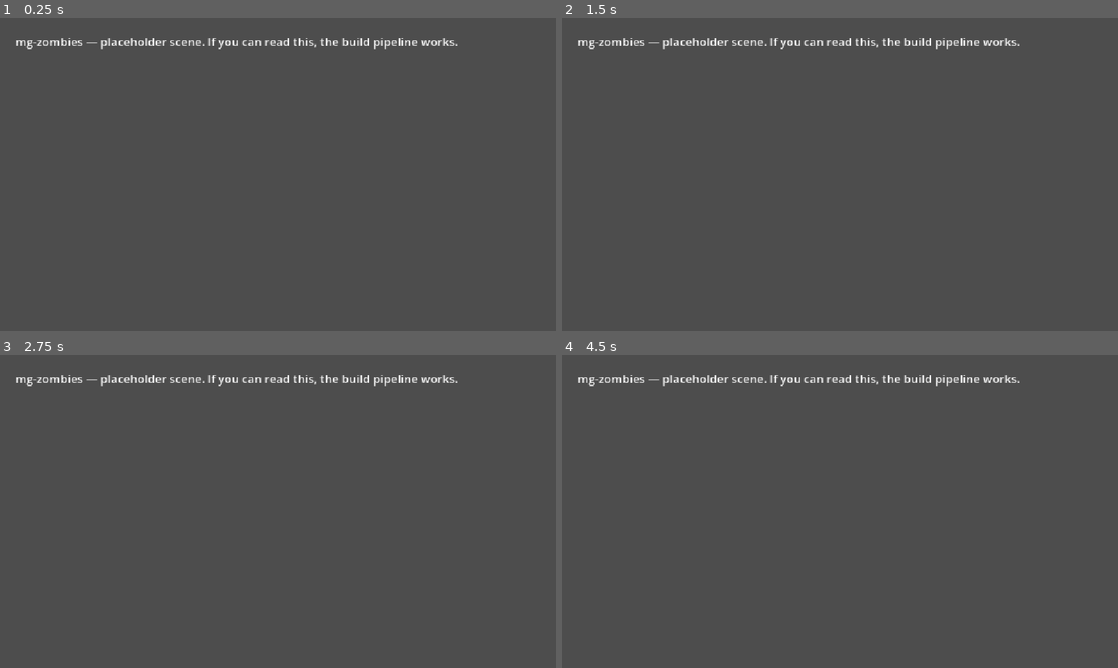
Above: before the commit, frames 1-4 (two rows, left to right).
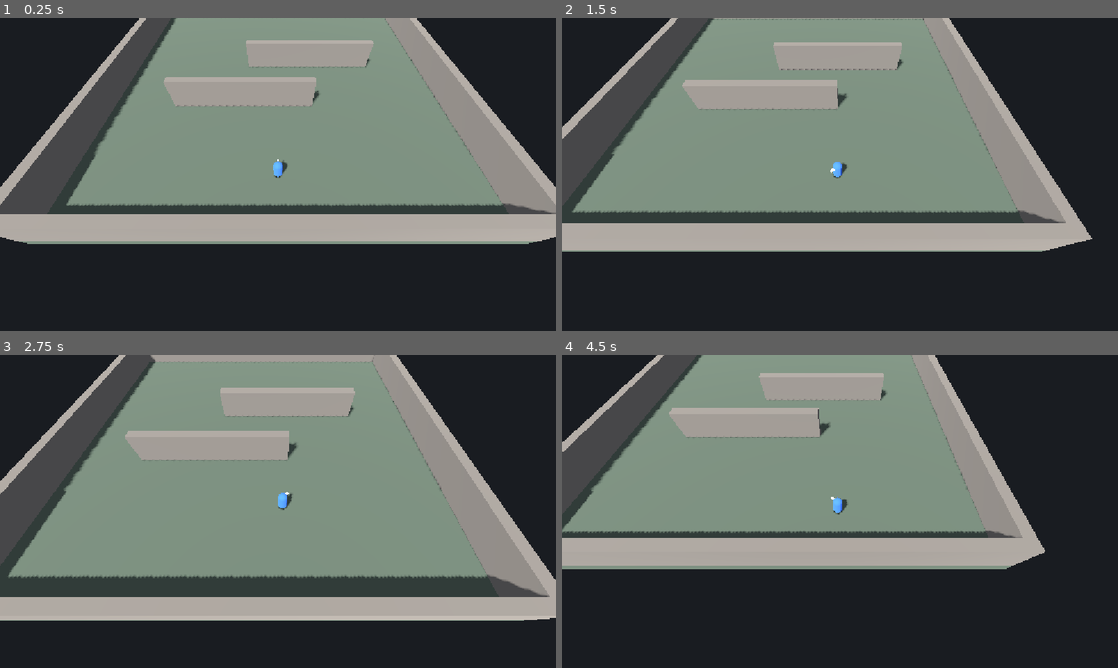
Above: after the commit, the same moments.

Repository: hipsen-systems/mg-zombies
Game: Godot game, scene res://scenes/main.tscn
Two runs of this game, one before a commit and one after it. Both use one fixed random seed, a clock stepped at 60 frames per second and the inputs below.
Inputs (mouse positions are in pixels of both pictures, inside the frame that each line leads up to):
- Up to frame 1 (0.25 s): no input
- Up to frame 2 (1.5 s): move the mouse to (962, 158) at 0.52 s; hold Right mouse button (move_command, bound only after the comm… 0.53-1.28 s; move the mouse to (728, 190) at 1.27 s; right-click (728, 190) at 1.35 s
- Up to frame 3 (2.75 s): move the mouse to (333, 442) at 2.02 s; hold Right mouse button (move_command, bound only after the comm… from 2.03 s (still down)
- Up to frame 4 (4.5 s): move the mouse to (812, 574) at 2.77 s; release Right mouse button (move_command, bound only after the comm… at 2.78 s; right-click (812, 574) at 2.85 s; move the mouse to (1006, 558) at 3.52 s; hold Right mouse button (move_command, bound only after the comm… 3.53-4.28 s; move the mouse to (673, 464) at 4.27 s; right-click (673, 464) at 4.35 s

The runs differ from the first frame. In frame 1, 95% of the frame differs, in the area x 0-100%, y 0-100%; in frame 2, 96%; in frame 3, 95%; in frame 4, 96%.

Commit message:
Add RTS camera and click-to-move hero controller
Replaces the placeholder 2D scene with the first gameplay slice (issue #5):

- 40x40 walled test arena with two offset choke walls to exercise
  pathfinding (the real maze arrives with #6)
- Hero: CharacterBody3D + NavigationAgent3D; right-click raycasts to the
  ground layer and issues a move order (left-click reserved for combat, #11)
- Fixed-angle RTS follow camera: angle authored by node placement, script
  only translates with exponential smoothing
- Navmesh baked at runtime in _ready, synchronously (web export has no
  threads), from static colliders only (GPU mesh readback is a perf trap)
- cell_height 0.05 on mesh + project default: with the 0.25 default the
  baked surface floats ~0.5 above the floor and the agent never advances
  past its first waypoint (3D distance check vs path_desired_distance)
- Physics layer convention established: 1 ground, 2 walls, 3 hero
- Folder CLAUDE.md docs added/updated per repo policy

Verified on Godot 4.7.1: headless --import clean, --check-only on all
scripts, and a headless SceneTree smoke test ordering the hero across
both chokepoints (arrives in ~6 simulated seconds, no errors/warnings).

Co-Authored-By: Claude Fable 5 <noreply@anthropic.com>

Diff:
--- a/project.godot
+++ b/project.godot
@@ -20,6 +20,17 @@
 window/stretch/mode="canvas_items"
 window/stretch/aspect="expand"
 
+[input]
+
+move_command={
+"deadzone": 0.5,
+"events": [Object(InputEventMouseButton,"resource_local_to_scene":false,"resource_name":"","device":-1,"window_id":0,"alt_pressed":false,"shift_pressed":false,"ctrl_pressed":false,"meta_pressed":false,"pressed":false,"double_click":false,"factor":1.0,"button_index":2,"canceled":false,"position":Vector2(0, 0),"global_position":Vector2(0, 0),"button_mask":0)]
+}
+
+[navigation]
+
+3d/default_cell_height=0.05
+
 [physics]
 
 3d/physics_engine="Jolt Physics"
--- /dev/null
+++ b/scenes/hero/hero.gd
@@ -0,0 +1,66 @@
+class_name Hero
+extends CharacterBody3D
+## Click-to-move hero controller (issue #5).
+##
+## Right-click ("move_command") raycasts from the camera into the world and
+## sets the NavigationAgent3D target. Left-click is deliberately left free for
+## targeting/attacks (issue #11). The ray only collides with the ground layer,
+## so clicking a wall orders a move to the floor behind it (RTS convention).
+
+const SPEED := 6.0
+const TURN_SPEED := 12.0
+
+## Ground is physics layer 1; walls (layer 2) are excluded so move commands
+## always land on walkable floor.
+const GROUND_MASK := 1
+const RAY_LENGTH := 1000.0
+
+var _gravity: float = ProjectSettings.get_setting("physics/3d/default_gravity")
+
+@onready var _nav_agent: NavigationAgent3D = $NavigationAgent3D
+
+
+func _unhandled_input(event: InputEvent) -> void:
+	if event.is_action_pressed("move_command"):
+		var camera := get_viewport().get_camera_3d()
+		if camera == null:
+			return
+		var mouse_pos := get_viewport().get_mouse_position()
+		var origin := camera.project_ray_origin(mouse_pos)
+		var target := origin + camera.project_ray_normal(mouse_pos) * RAY_LENGTH
+		var query := PhysicsRayQueryParameters3D.create(origin, target, GROUND_MASK)
+		var result := get_world_3d().direct_space_state.intersect_ray(query)
+		if result:
+			command_move_to(result.position)
+
+
+## Public move order — also the entry point for future AI/skills/tests.
+func command_move_to(world_point: Vector3) -> void:
+	_nav_agent.target_position = world_point
+
+
+func _physics_process(delta: float) -> void:
+	if not is_on_floor():
+		velocity.y -= _gravity * delta
+	else:
+		velocity.y = 0.0
+
+	if _nav_agent.is_navigation_finished():
+		velocity.x = 0.0
+		velocity.z = 0.0
+		move_and_slide()
+		return
+
+	var next := _nav_agent.get_next_path_position()
+	var direction := next - global_position
+	direction.y = 0.0
+	direction = direction.normalized()
+	velocity.x = direction.x * SPEED
+	velocity.z = direction.z * SPEED
+	move_and_slide()
+
+	# Face the movement direction (-Z is forward, matching Godot's convention
+	# so a rigged model can be dropped in later without a compensating rotation).
+	if direction.length_squared() > 0.0:
+		var target_yaw := atan2(-direction.x, -direction.z)
+		rotation.y = lerp_angle(rotation.y, target_yaw, TURN_SPEED * delta)
--- /dev/null
+++ b/scenes/hero/hero.tscn
@@ -0,0 +1,43 @@
+[gd_scene load_steps=7 format=3]
+
+[ext_resource type="Script" path="res://scenes/hero/hero.gd" id="1_hero"]
+
+[sub_resource type="CapsuleMesh" id="CapsuleMesh_body"]
+radius = 0.4
+height = 1.8
+
+[sub_resource type="StandardMaterial3D" id="Material_body"]
+albedo_color = Color(0.25, 0.45, 0.9, 1)
+
+[sub_resource type="BoxMesh" id="BoxMesh_nose"]
+size = Vector3(0.2, 0.2, 0.5)
+
+[sub_resource type="StandardMaterial3D" id="Material_nose"]
+albedo_color = Color(0.9, 0.9, 0.95, 1)
+
+[sub_resource type="CapsuleShape3D" id="CapsuleShape_body"]
+radius = 0.4
+height = 1.8
+
+[node name="Hero" type="CharacterBody3D"]
+collision_layer = 4
+collision_mask = 3
+script = ExtResource("1_hero")
+
+[node name="BodyMesh" type="MeshInstance3D" parent="."]
+transform = Transform3D(1, 0, 0, 0, 1, 0, 0, 0, 1, 0, 0.9, 0)
+mesh = SubResource("CapsuleMesh_body")
+surface_material_override/0 = SubResource("Material_body")
+
+[node name="NoseMesh" type="MeshInstance3D" parent="."]
+transform = Transform3D(1, 0, 0, 0, 1, 0, 0, 0, 1, 0, 1.3, -0.5)
+mesh = SubResource("BoxMesh_nose")
+surface_material_override/0 = SubResource("Material_nose")
+
+[node name="CollisionShape3D" type="CollisionShape3D" parent="."]
+transform = Transform3D(1, 0, 0, 0, 1, 0, 0, 0, 1, 0, 0.9, 0)
+shape = SubResource("CapsuleShape_body")
+
+[node name="NavigationAgent3D" type="NavigationAgent3D" parent="."]
+path_desired_distance = 1.0
+target_desired_distance = 1.0
--- /dev/null
+++ b/scenes/main.gd
@@ -0,0 +1,13 @@
+extends Node3D
+## Game entry scene (issue #5).
+##
+## Bakes the navmesh at runtime so the hand-authored level geometry in the
+## scene stays the single source of truth (no stale baked data in the .tscn).
+## The bake is synchronous (on_thread = false) because the web export has
+## thread support disabled.
+
+@onready var _nav_region: NavigationRegion3D = $NavigationRegion3D
+
+
+func _ready() -> void:
+	_nav_region.bake_navigation_mesh(false)
--- a/scenes/main.tscn
+++ b/scenes/main.tscn
@@ -1,11 +1,143 @@
-[gd_scene format=3]
+[gd_scene load_steps=16 format=3]
 
-[node name="Main" type="Node2D"]
+[ext_resource type="Script" path="res://scenes/main.gd" id="1_main"]
+[ext_resource type="Script" path="res://scenes/rts_camera.gd" id="2_camera"]
+[ext_resource type="PackedScene" path="res://scenes/hero/hero.tscn" id="3_hero"]
 
-[node name="Label" type="Label" parent="."]
-offset_left = 32.0
-offset_top = 32.0
-offset_right = 720.0
-offset_bottom = 80.0
-theme_override_font_sizes/font_size = 24
-text = "mg-zombies — placeholder scene. If you can read this, the build pipeline works."
+[sub_resource type="Environment" id="Environment_main"]
+background_mode = 1
+background_color = Color(0.1, 0.11, 0.13, 1)
+ambient_light_source = 2
+ambient_light_color = Color(0.75, 0.8, 0.9, 1)
+ambient_light_energy = 0.7
+
+[sub_resource type="NavigationMesh" id="NavigationMesh_main"]
+cell_height = 0.05
+geometry_parsed_geometry_type = 1
+
+[sub_resource type="BoxMesh" id="BoxMesh_floor"]
+size = Vector3(40, 1, 40)
+
+[sub_resource type="BoxShape3D" id="BoxShape_floor"]
+size = Vector3(40, 1, 40)
+
+[sub_resource type="StandardMaterial3D" id="Material_floor"]
+albedo_color = Color(0.32, 0.36, 0.3, 1)
+
+[sub_resource type="StandardMaterial3D" id="Material_wall"]
+albedo_color = Color(0.45, 0.42, 0.38, 1)
+
+[sub_resource type="BoxMesh" id="BoxMesh_wallx"]
+size = Vector3(40, 3, 1)
+
+[sub_resource type="BoxShape3D" id="BoxShape_wallx"]
+size = Vector3(40, 3, 1)
+
+[sub_resource type="BoxMesh" id="BoxMesh_wallz"]
+size = Vector3(1, 3, 38)
+
+[sub_resource type="BoxShape3D" id="BoxShape_wallz"]
+size = Vector3(1, 3, 38)
+
+[sub_resource type="BoxMesh" id="BoxMesh_choke"]
+size = Vector3(16, 3, 1)
+
+[sub_resource type="BoxShape3D" id="BoxShape_choke"]
+size = Vector3(16, 3, 1)
+
+[node name="Main" type="Node3D"]
+script = ExtResource("1_main")
+
+[node name="WorldEnvironment" type="WorldEnvironment" parent="."]
+environment = SubResource("Environment_main")
+
+[node name="DirectionalLight3D" type="DirectionalLight3D" parent="."]
+transform = Transform3D(0.866025, 0.383022, -0.321394, 0, 0.642788, 0.766044, 0.5, -0.663414, 0.55667, 0, 10, 0)
+shadow_enabled = true
+
+[node name="NavigationRegion3D" type="NavigationRegion3D" parent="."]
+navigation_mesh = SubResource("NavigationMesh_main")
+
+[node name="Floor" type="StaticBody3D" parent="NavigationRegion3D"]
+transform = Transform3D(1, 0, 0, 0, 1, 0, 0, 0, 1, 0, -0.5, 0)
+
+[node name="MeshInstance3D" type="MeshInstance3D" parent="NavigationRegion3D/Floor"]
+mesh = SubResource("BoxMesh_floor")
+surface_material_override/0 = SubResource("Material_floor")
+
+[node name="CollisionShape3D" type="CollisionShape3D" parent="NavigationRegion3D/Floor"]
+shape = SubResource("BoxShape_floor")
+
+[node name="WallNorth" type="StaticBody3D" parent="NavigationRegion3D"]
+transform = Transform3D(1, 0, 0, 0, 1, 0, 0, 0, 1, 0, 1.5, -19.5)
+collision_layer = 2
+
+[node name="MeshInstance3D" type="MeshInstance3D" parent="NavigationRegion3D/WallNorth"]
+mesh = SubResource("BoxMesh_wallx")
+surface_material_override/0 = SubResource("Material_wall")
+
+[node name="CollisionShape3D" type="CollisionShape3D" parent="NavigationRegion3D/WallNorth"]
+shape = SubResource("BoxShape_wallx")
+
+[node name="WallSouth" type="StaticBody3D" parent="NavigationRegion3D"]
+transform = Transform3D(1, 0, 0, 0, 1, 0, 0, 0, 1, 0, 1.5, 19.5)
+collision_layer = 2
+
+[node name="MeshInstance3D" type="MeshInstance3D" parent="NavigationRegion3D/WallSouth"]
+mesh = SubResource("BoxMesh_wallx")
+surface_material_override/0 = SubResource("Material_wall")
+
+[node name="CollisionShape3D" type="CollisionShape3D" parent="NavigationRegion3D/WallSouth"]
+shape = SubResource("BoxShape_wallx")
+
+[node name="WallEast" type="StaticBody3D" parent="NavigationRegion3D"]
+transform = Transform3D(1, 0, 0, 0, 1, 0, 0, 0, 1, 19.5, 1.5, 0)
+collision_layer = 2
+
+[node name="MeshInstance3D" type="MeshInstance3D" parent="NavigationRegion3D/WallEast"]
+mesh = SubResource("BoxMesh_wallz")
+surface_material_override/0 = SubResource("Material_wall")
+
+[node name="CollisionShape3D" type="CollisionShape3D" parent="NavigationRegion3D/WallEast"]
+shape = SubResource("BoxShape_wallz")
+
+[node name="WallWest" type="StaticBody3D" parent="NavigationRegion3D"]
+transform = Transform3D(1, 0, 0, 0, 1, 0, 0, 0, 1, -19.5, 1.5, 0)
+collision_layer = 2
+
+[node name="MeshInstance3D" type="MeshInstance3D" parent="NavigationRegion3D/WallWest"]
+mesh = SubResource("BoxMesh_wallz")
+surface_material_override/0 = SubResource("Material_wall")
+
+[node name="CollisionShape3D" type="CollisionShape3D" parent="NavigationRegion3D/WallWest"]
+shape = SubResource("BoxShape_wallz")
+
+[node name="ChokeWallA" type="StaticBody3D" parent="NavigationRegion3D"]
+transform = Transform3D(1, 0, 0, 0, 1, 0, 0, 0, 1, -4, 1.5, 4)
+collision_layer = 2
+
+[node name="MeshInstance3D" type="MeshInstance3D" parent="NavigationRegion3D/ChokeWallA"]
+mesh = SubResource("BoxMesh_choke")
+surface_material_override/0 = SubResource("Material_wall")
+
+[node name="CollisionShape3D" type="CollisionShape3D" parent="NavigationRegion3D/ChokeWallA"]
+shape = SubResource("BoxShape_choke")
+
+[node name="ChokeWallB" type="StaticBody3D" parent="NavigationRegion3D"]
+transform = Transform3D(1, 0, 0, 0, 1, 0, 0, 0, 1, 4, 1.5, -4)
+collision_layer = 2
+
+[node name="MeshInstance3D" type="MeshInstance3D" parent="NavigationRegion3D/ChokeWallB"]
+mesh = SubResource("BoxMesh_choke")
+surface_material_override/0 = SubResource("Material_wall")
+
+[node name="CollisionShape3D" type="CollisionShape3D" parent="NavigationRegion3D/ChokeWallB"]
+shape = SubResource("BoxShape_choke")
+
+[node name="Hero" parent="." instance=ExtResource("3_hero")]
+transform = Transform3D(1, 0, 0, 0, 1, 0, 0, 0, 1, 0, 0.1, 14)
+
+[node name="RTSCamera" type="Camera3D" parent="." node_paths=PackedStringArray("target")]
+transform = Transform3D(1, 0, 0, 0, 1, 0, 0, 0, 1, 0, 16, 24)
+script = ExtResource("2_camera")
+target = NodePath("../Hero")
--- /dev/null
+++ b/scenes/rts_camera.gd
@@ -0,0 +1,23 @@
+extends Camera3D
+## Fixed-angle RTS-style follow camera (issue #5).
+##
+## The angle is defined entirely by where the camera node is placed in the
+## scene relative to its target: _ready() captures that offset and aims at the
+## target once, then only translates — never rotates — so the view keeps the
+## classic StarCraft/Warcraft fixed perspective.
+
+@export var target: Node3D
+@export var follow_speed := 8.0
+
+var _offset := Vector3.ZERO
+
+
+func _ready() -> void:
+	_offset = global_position - target.global_position
+	look_at(target.global_position)
+
+
+func _physics_process(delta: float) -> void:
+	var desired := target.global_position + _offset
+	# Exponential smoothing that is stable regardless of frame rate.
+	global_position = global_position.lerp(desired, 1.0 - exp(-follow_speed * delta))
Not shown, added: scenes/hero/hero.gd.uid
Not shown, added: scenes/main.gd.uid
Not shown, added: scenes/rts_camera.gd.uid
Not shown, changed: scenes/CLAUDE.md
Not shown, added: scenes/hero/CLAUDE.md
